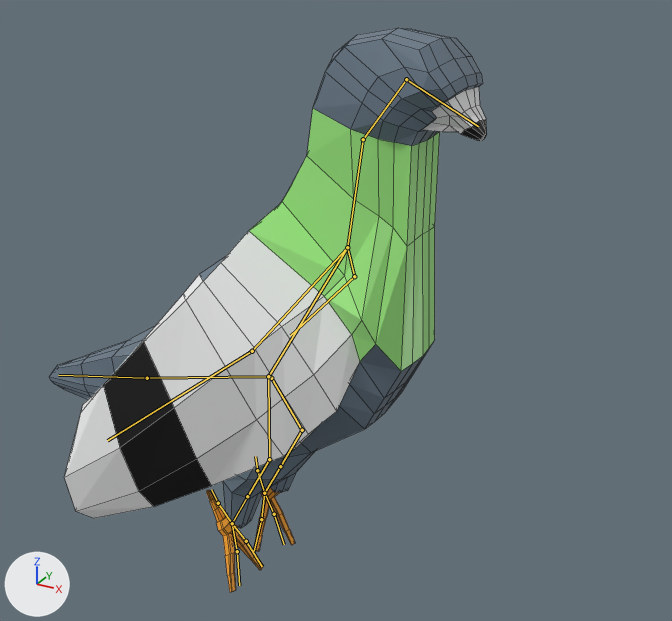
What one commit did to the Blender file Assets/blendfiles/pidgeon.blend.
Before and after are seen from a camera (50 mm lens) standing at (0.24, -0.415, 0.29) and looking at (0.025, -0.024, 0.094). Lighting does not change. The marker at lower left points along +X, +Y and +Z. The bones that bend it are drawn over the model as lines. Mesh edges are drawn as thin lines.

Objects in the first picture: 'pidgeonMesh.001'.
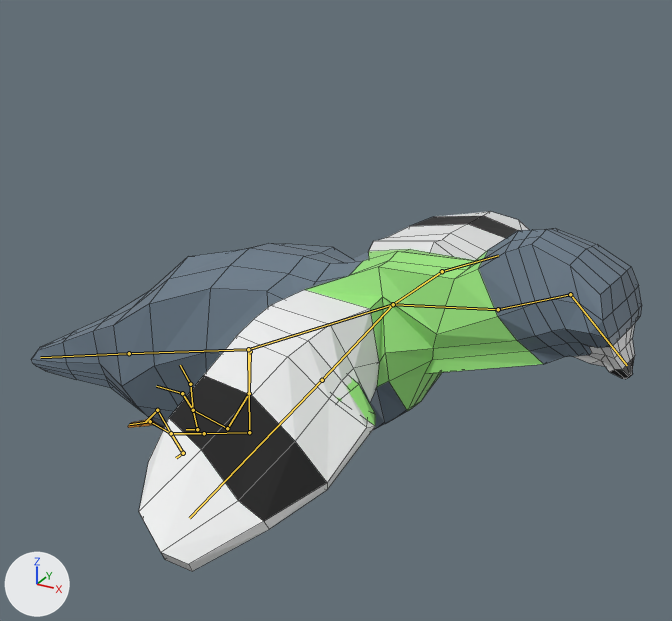
The newer file adds an action. The first version stands in its rest pose; the second is drawn at frame 302 of the action 'pidgeonFlyIdle'.

Pixel boxes [x1, y1, x2, y2] of what changed, in the pictures (672 x 621 px):
'pidgeonMesh.001', posed (39% wider, 36% shorter)
    before: [49, 28, 487, 592]
    after: [31, 211, 642, 571]
bone 'Connect', root to tip
    before: (268, 376) to (147, 378)
    after: (248, 349) to (129, 353)
bone 'main', root to tip
    before: (268, 376) to (347, 247)
    after: (248, 349) to (393, 304)
bone 'Bone.001', root to tip
    before: (347, 247) to (363, 139)
    after: (393, 304) to (498, 309)
bone 'Bone.002', root to tip
    before: (363, 139) to (406, 79)
    after: (498, 309) to (570, 294)
bone 'Bone.003', root to tip
    before: (406, 79) to (478, 126)
    after: (570, 294) to (627, 365)
bone 'Bone.019', root to tip
    before: (274, 514) to (284, 544)
    after: (182, 393) to (156, 386)
bone 'Bone.021', root to tip
    before: (261, 519) to (254, 551)
    after: (190, 384) to (180, 365)
bone 'Bone.023', root to tip
    before: (257, 470) to (255, 456)
    after: (197, 429) to (186, 429)
bone 'Bone.024', root to tip
    before: (347, 247) to (252, 351)
    after: (393, 304) to (322, 380)
bone 'Bone.025', root to tip
    before: (252, 351) to (107, 440)
    after: (322, 380) to (189, 518)
bone 'Bone.026', root to tip
    before: (347, 247) to (354, 276)
    after: (393, 304) to (442, 271)
bone 'Bone.027', root to tip
    before: (354, 276) to (290, 335)
    after: (442, 271) to (498, 255)
bone 'Bone.005', root to tip
    before: (147, 378) to (58, 375)
    after: (129, 353) to (40, 357)
bone 'Bone.010', root to tip
    before: (246, 541) to (262, 566)
    after: (150, 421) to (129, 424)
bone 'Bone.012', root to tip
    before: (237, 551) to (239, 585)
    after: (157, 410) to (145, 422)
bone 'Bone.013', root to tip
    before: (232, 523) to (218, 503)
    after: (171, 433) to (183, 453)
bone 'Bone.014', root to tip
    before: (218, 503) to (211, 489)
    after: (183, 453) to (176, 458)

What the commit changed:
Bone 'Connect' (bone_connect) moves from (0.0, 0.0, 0.0) to (0.0, 0.0083, 0.0158).
Bone 'main' (bone_main) turns from (0, 0, 0) to (-1, 1, -32) degrees about its own x, y and z.
Bone 'Bone.001' (bone_bone_001) turns from (0, 0, 0) to (3, -3, -40) degrees about its own x, y and z.
Bone 'Bone.002' (bone_bone_002) turns from (0, 0, 0) to (2, 0, 42) degrees about its own x, y and z.
Bone 'Bone.003' (bone_bone_003) turns from (0, 0, 0) to (0, 0, 13) degrees about its own x, y and z.
Bone 'Bone.019' (bone_bone_019) turns from (0, 0, 0) to (-69, -17, 1) degrees about its own x, y and z.
Bone 'Bone.021' (bone_bone_021) turns from (0, 0, 0) to (-64, -43, 34) degrees about its own x, y and z.
Bone 'Bone.023' (bone_bone_023) turns from (0, 0, 0) to (89, -4, 30) degrees about its own x, y and z.
Bone 'Bone.024' (bone_bone_024) turns from (0, 0, 0) to (-57, 59, -84) degrees about its own x, y and z.
Bone 'Bone.025' (bone_bone_025) turns from (0, 0, 0) to (2, 5, -15) degrees about its own x, y and z.
Bone 'Bone.026' (bone_bone_026) turns from (0, 0, 0) to (68, -58, -89) degrees about its own x, y and z.
Bone 'Bone.027' (bone_bone_027) turns from (0, 0, 0) to (3, 7, -21) degrees about its own x, y and z.
Bone 'Bone.005' (bone_bone_005) turns from (0, 0, 0) to (-2, 3, 1) degrees about its own x, y and z.
Bone 'Bone.010' (bone_bone_010) turns from (0, 0, 0) to (-57, -8, -22) degrees about its own x, y and z.
Bone 'Bone.012' (bone_bone_012) turns from (0, 0, 0) to (-78, 0, 25) degrees about its own x, y and z.
Bone 'Bone.013' (bone_bone_013) turns from (0, 0, 0) to (14, 2, 1) degrees about its own x, y and z.
Bone 'Bone.014' (bone_bone_014) turns from (0, 0, 0) to (78, 0, 5) degrees about its own x, y and z.
Bone 'KneeIK.R' (bone_kneeik_r) moves from (0.0, 0.0, 0.0) to (-0.0043, -0.0504, -0.0061).
Bone 'HeelIK.L' (bone_heelik_l) moves from (0.0, 0.0, 0.0) to (0.0019, 0.0474, -0.0469).
Bone 'heelIK.R' (bone_heelik_r) moves from (0.0, 0.0, 0.0) to (0.0, 0.0477, -0.0475).
